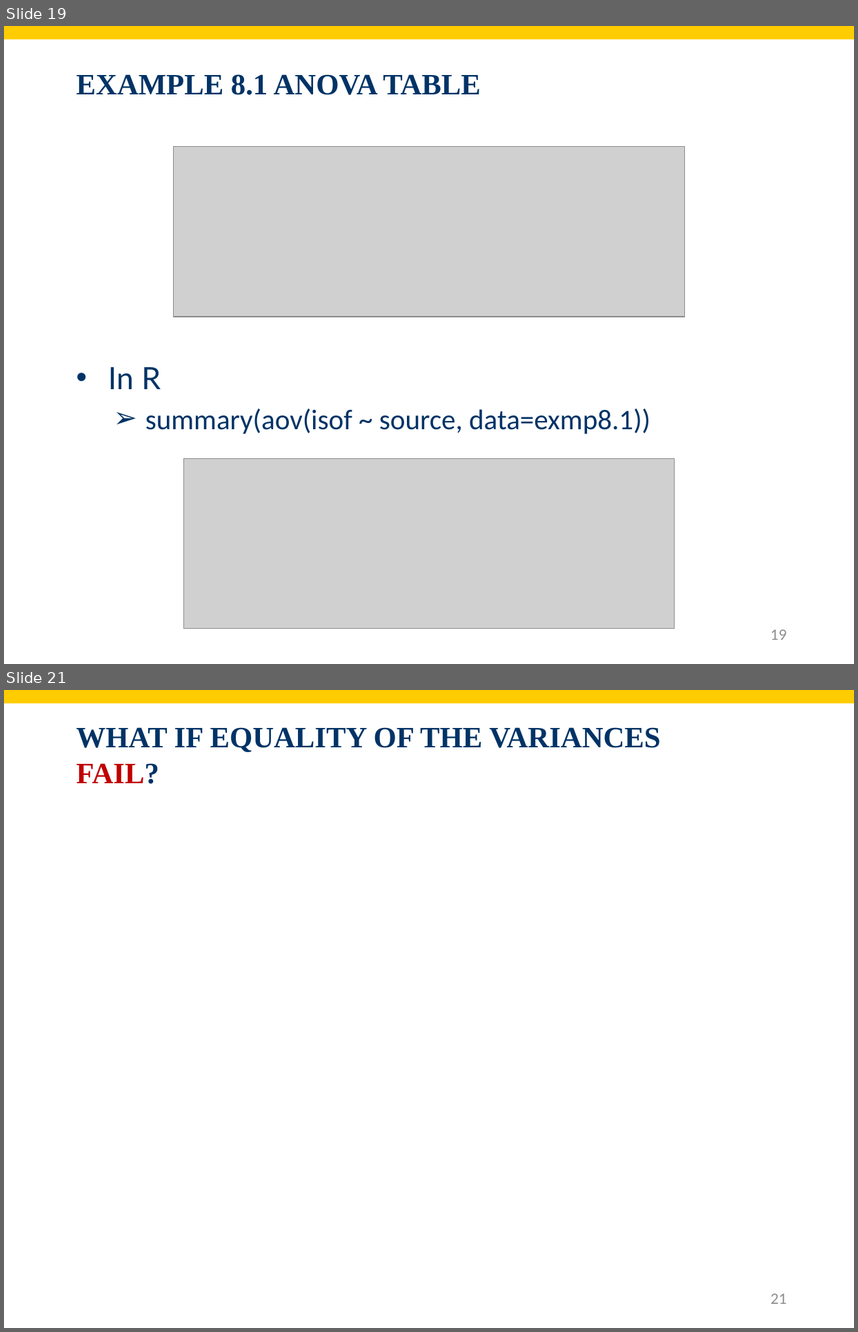
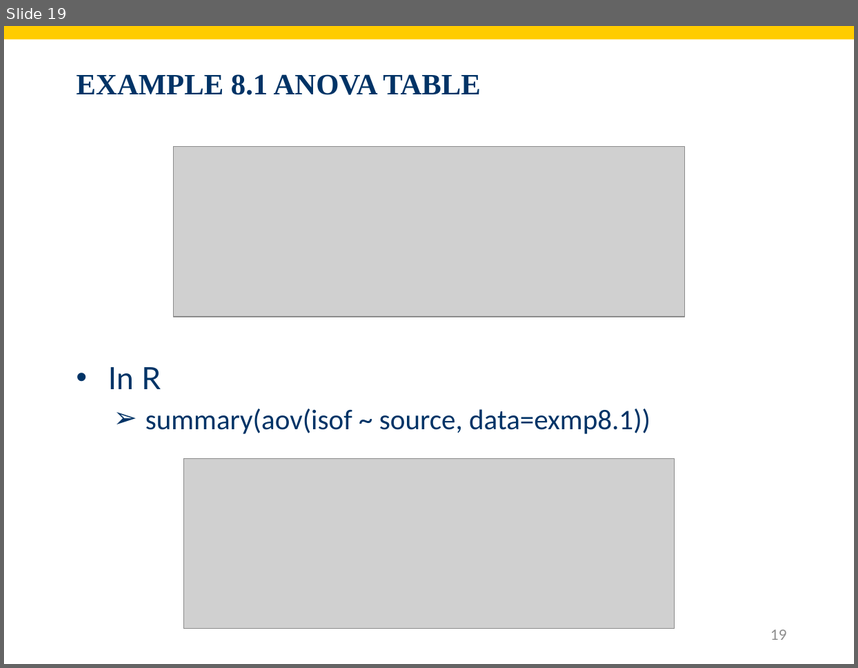
Before and after one commit to shnezam/BUAD1560, a slide deck: slides/pdf/Chapt9.pptx. Shown one above the other, each under a label of ours: slides 19 and 21 before the commit, slide 19 after it; the slides between them are not shown. The pictures are 858x1332 and 858x668 pixels, drawn with LibreOffice and Linux fonts; fonts in the diff are those of the drawing; grey boxes stand for pictures; background and template pictures are left out. Boxes give left, top, right and bottom in pixels: in the first picture for what was removed or moved away, otherwise in the second. Text is boxed around its words. In the diff, an @@ line names an element or a change of style, - is before the commit and + after.

```diff
--- a/slides/pdf/Chapt9.pptx
+++ b/slides/pdf/Chapt9.pptx
@@ slide 21 removed at (4,690,854,1328), background #FFFFFF; not listed: 1 template element that a slide beside it also shows @@
@@ title removed at (76,727,660,784) @@
-WHAT IF EQUALITY OF THE VARIANCES
-FAIL?
@@ page number removed at (771,1293,787,1303) @@
-21
```
Also in this commit, not shown: 1 slide changed, 1 other slide removed.
